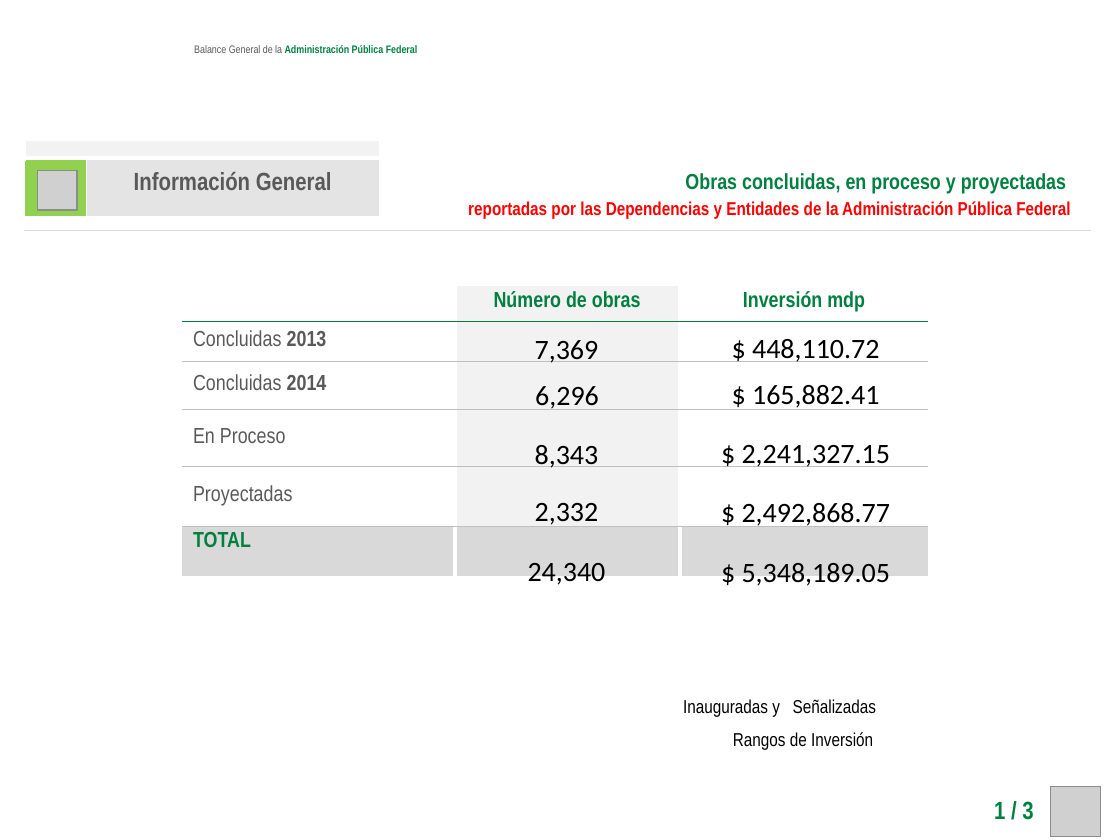
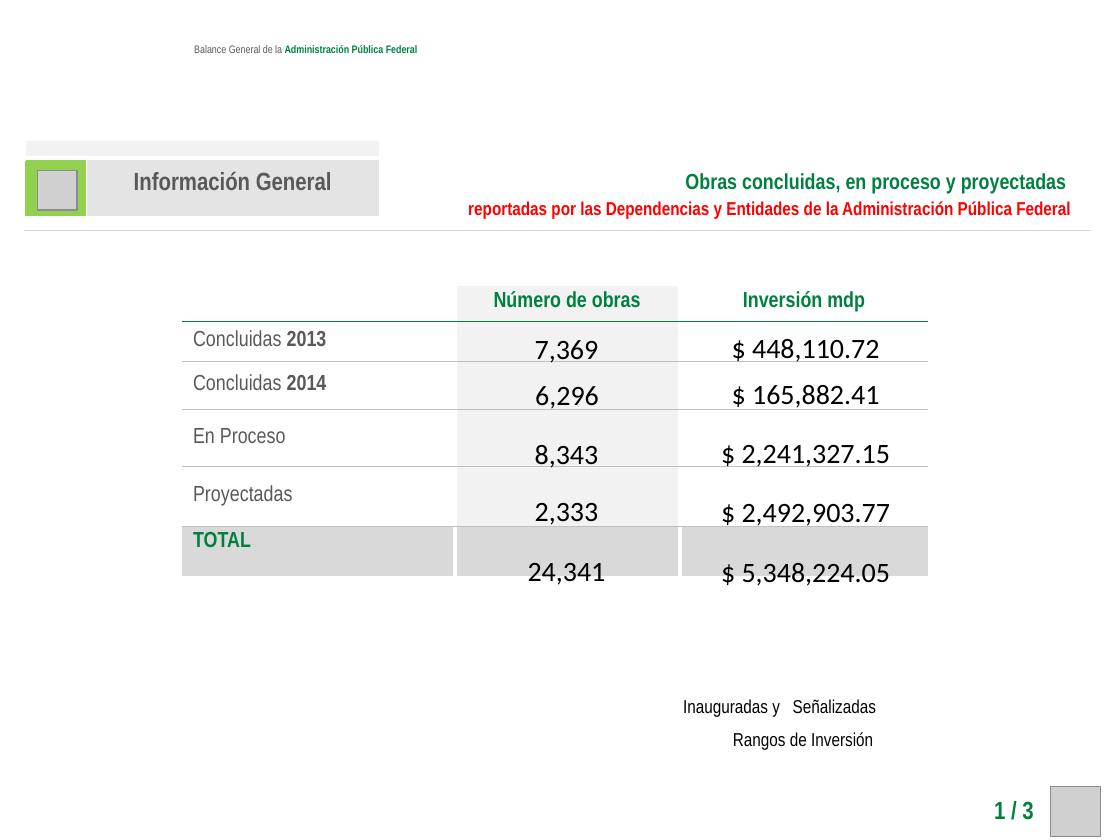
Before and after one commit to fpedro23/djangoObras, a slide deck: slide 1 of test.pptx. Drawn at 1120x840 pixels with LibreOffice and Linux fonts; fonts in the diff are those of the drawing; grey boxes stand for pictures; background and template pictures are left out. Boxes give left, top, right and bottom in pixels: in the first picture for what was removed or moved away, otherwise in the second. Text is boxed around its words. In the diff, an @@ line names an element or a change of style, - is before the commit and + after.

```diff
--- a/test.pptx
+++ b/test.pptx
@@ text at <box>535,503,599,527</box>: text changed @@
-2,332
+2,333
@@ text at <box>742,504,891,527</box>: text changed @@
-$ 2,492,868.77
+$ 2,492,903.77
@@ text at <box>528,563,606,585</box>: text changed @@
-24,340
+24,341
@@ text at <box>742,563,891,586</box>: text changed @@
-$ 5,348,189.05
+$ 5,348,224.05
```
Also in this commit, not shown: 22 other files.
